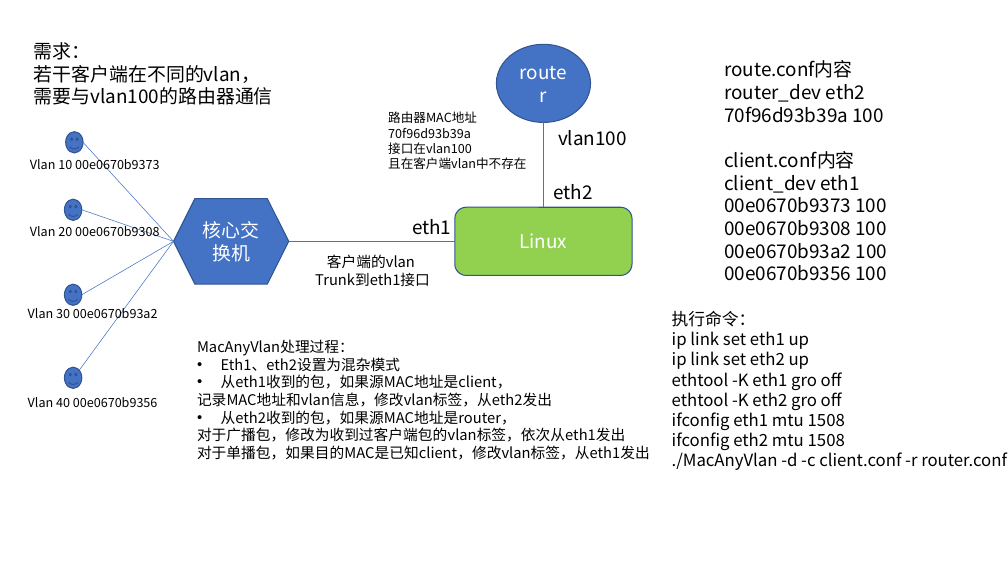
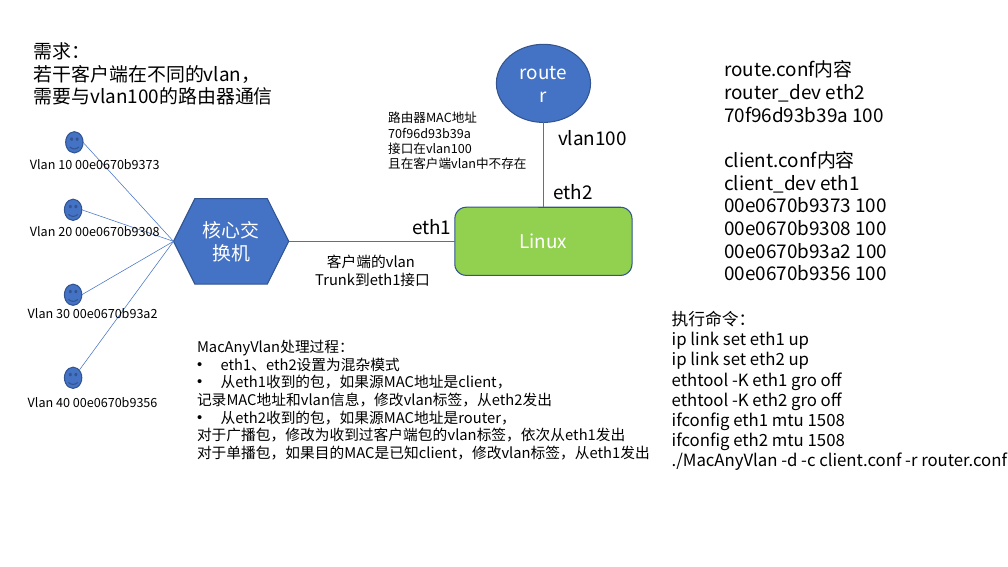
Before and after one commit to bg6cq/macanyvlan, a slide deck: slide 1 of img/sample.pptx. Drawn at 1008x567 pixels with LibreOffice and Linux fonts; fonts in the diff are those of the drawing. Boxes give left, top, right and bottom in pixels: in the first picture for what was removed or moved away, otherwise in the second. Text is boxed around its words. In the diff, an @@ line names an element or a change of style, - is before the commit and + after.

```diff
--- a/img/sample.pptx
+++ b/img/sample.pptx
@@ text at <box>221,355,400,371</box>: text changed @@
-• Eth1、eth2设置为混杂模式
+• eth1、eth2设置为混杂模式
```
Also in this commit, not shown: 1 other file.
